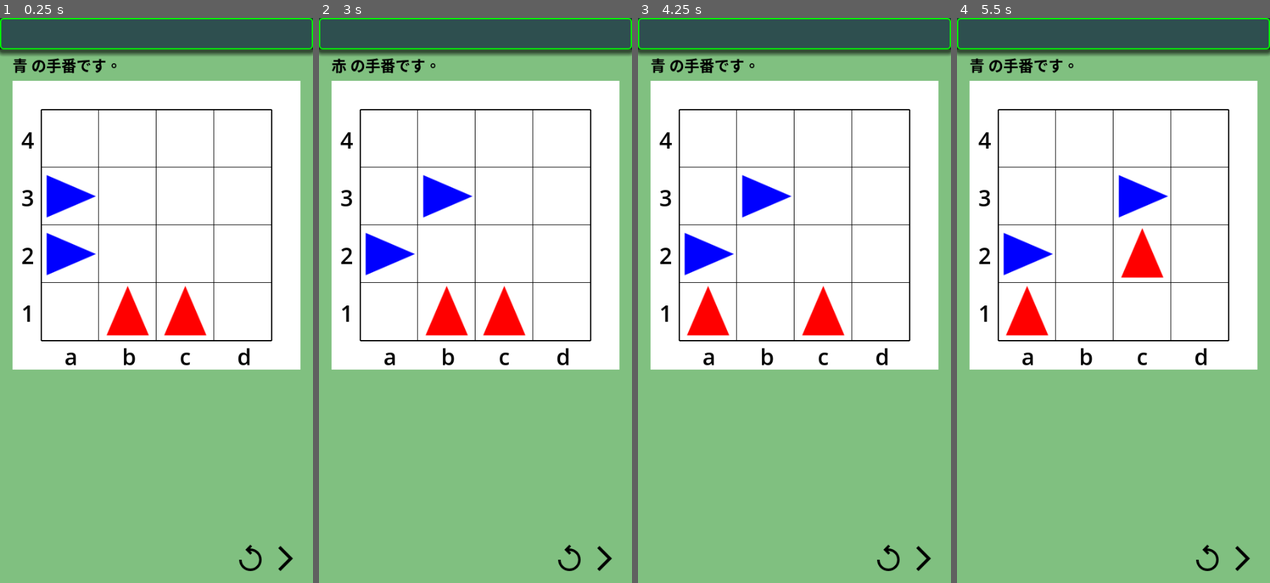
Above: before the commit, frames 1-4 (left to right).
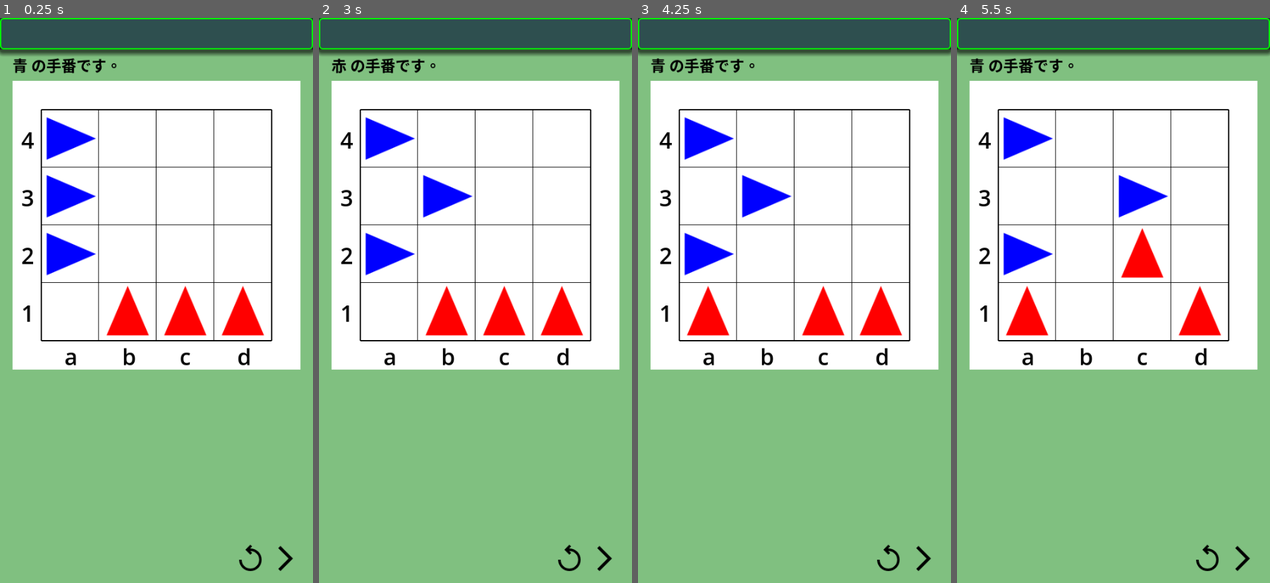
Above: after the commit, the same moments.

Repository: vivisuke/DodgemGame
Game: Godot game, scene res://main.tscn
The game is run twice, just before and just after one commit, with the same random seed, the same clock (stepped at 60 frames per second) and the same inputs.
Inputs (mouse positions are in pixels of both pictures, inside the frame that each line leads up to):
- Up to frame 1 (0.25 s): no input
- Up to frame 2 (3 s): click (569, 560) at 0.5 s; click (569, 560) at 1.25 s; click (569, 560) at 2 s; click (603, 560) at 2.75 s
- Up to frame 3 (4.25 s): click (922, 560) at 3.5 s
- Up to frame 4 (5.5 s): click (1241, 560) at 4.25 s; tap Enter at 5 s

The runs differ from the first frame. In frame 1, 1.3% of the frame differs, in the area x 14-85%, y 17-57%; in frame 2, 1.3%; in frame 3, 1.3%; in frame 4, 1.3%.

Commit message:
0030 ◎ C 01/13 01/13 0.001│問題│4x4 サイズ：車が全部表示されない

Diff:
--- a/dodgemgame/scripts/Board.gd
+++ b/dodgemgame/scripts/Board.gd
@@ -40,11 +40,11 @@
 	m_red_cars.resize(2)
 	m_red_cars[0] = Vector2(1, 0)
 	m_red_cars[1] = Vector2(2, 0)
-	m_n_red = 2
+	m_n_red = m_bd_size - 1
 	m_blue_cars.resize(2)
 	m_blue_cars[0] = Vector2(0, 1)
 	m_blue_cars[1] = Vector2(0, 2)
-	m_n_blue = 2
+	m_n_blue = m_bd_size - 1
 func print():
 	for v in range(m_bd_size-1, -1, -1):
 		print(m_cells[v])
--- a/dodgemgame/scripts/board_rect.gd
+++ b/dodgemgame/scripts/board_rect.gd
@@ -40,21 +40,29 @@
 	#add_axis_label(xyToPos(-0.75, 0.25), "1")
 	#add_axis_label(xyToPos(-0.75, 1.25), "2")
 	#add_axis_label(xyToPos(-0.75, 2.25), "3")
-	red_cars.push_back($RedCar1)
-	red_cars.push_back($RedCar2)
-	blue_cars.push_back($BlueCar1)
-	blue_cars.push_back($BlueCar2)
+	for i in range(1, N_CELLS):
+		red_cars.push_back(get_node("RedCar%d"%i))
+		blue_cars.push_back(get_node("BlueCar%d"%i))
+	#red_cars.push_back($RedCar1)
+	#red_cars.push_back($RedCar2)
+	#blue_cars.push_back($BlueCar1)
+	#blue_cars.push_back($BlueCar2)
 	init_cars()
 	pass
 func init_cars():
-	$RedCar1.show()
-	$RedCar2.show()
-	$BlueCar1.show()
-	$BlueCar2.show()
-	$RedCar1.position = xyToPos(1, 0)
-	$RedCar2.position = xyToPos(2, 0)
-	$BlueCar1.position = xyToPos(0, 1)
-	$BlueCar2.position = xyToPos(0, 2)
+	for i in range(N_CELLS-1):
+		red_cars[i].show()
+		blue_cars[i].show()
+		red_cars[i].position = xyToPos(i+1, 0)
+		blue_cars[i].position = xyToPos(0, i+1)
+	#$RedCar1.show()
+	#$RedCar2.show()
+	#$BlueCar1.show()
+	#$BlueCar2.show()
+	#$RedCar1.position = xyToPos(1, 0)
+	#$RedCar2.position = xyToPos(2, 0)
+	#$BlueCar1.position = xyToPos(0, 1)
+	#$BlueCar2.position = xyToPos(0, 2)
 func _draw():
 	draw_line(Vector2(X0, Y0), Vector2(X0+BD_WD, Y0), Color.BLACK, 2.0)
 	draw_line(Vector2(X0, Y0), Vector2(X0, Y0+BD_HT), Color.BLACK, 2.0)
Not shown, changed: DodgemGame.spr
